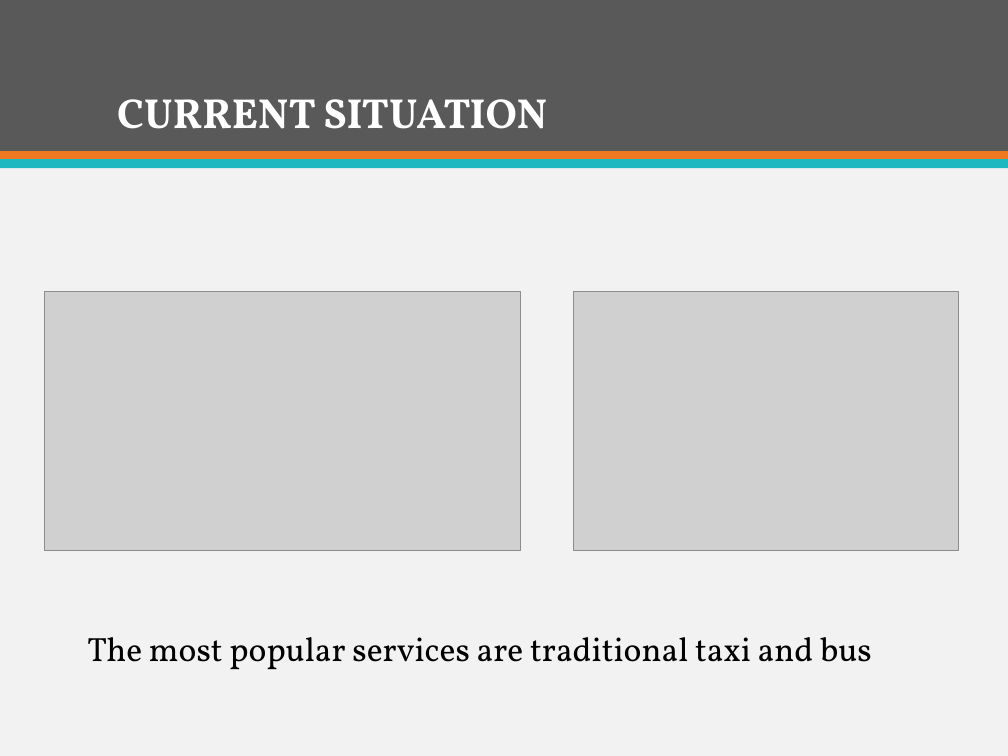
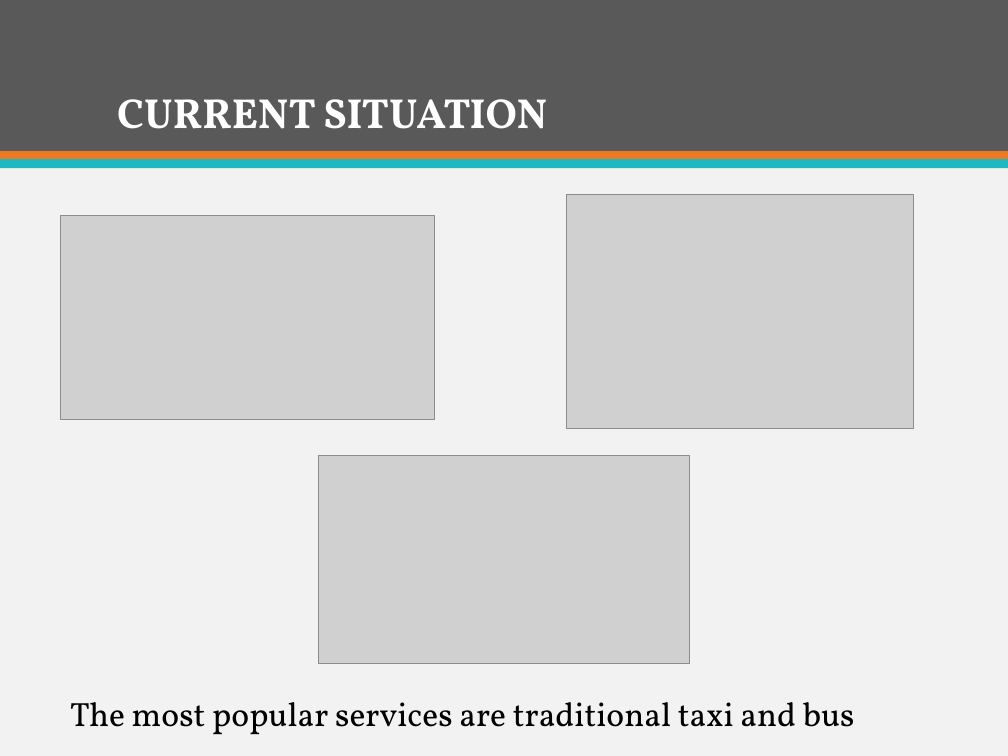
Before and after one commit to firzgard/CarRentalPortal, a slide deck: slide 4 of slide/CAR RENTAL PORTAL-Official.pptx. Drawn at 1008x756 pixels with LibreOffice and Linux fonts; fonts in the diff are those of the drawing; grey boxes stand for pictures. Boxes give left, top, right and bottom in pixels: in the first picture for what was removed or moved away, otherwise in the second. Text is boxed around its words. In the diff, an @@ line names an element or a change of style, - is before the commit and + after.

Commit message:
update slide

```diff
--- a/slide/CAR RENTAL PORTAL-Official.pptx
+++ b/slide/CAR RENTAL PORTAL-Official.pptx
@@ picture resized from (x1=574, y1=291, x2=958, y2=550) to (x1=566, y1=195, x2=913, y2=428) @@
@@ picture resized from (x1=45, y1=291, x2=521, y2=550) to (x1=60, y1=216, x2=435, y2=420) @@
@@ picture added at (x1=319, y1=456, x2=689, y2=664) @@
@@ text "The most popular services are ..." moved from (x1=87, y1=637, x2=872, y2=670) to (x1=70, y1=702, x2=855, y2=735) @@
```
Also in this commit, not shown: 1 slide removed.
